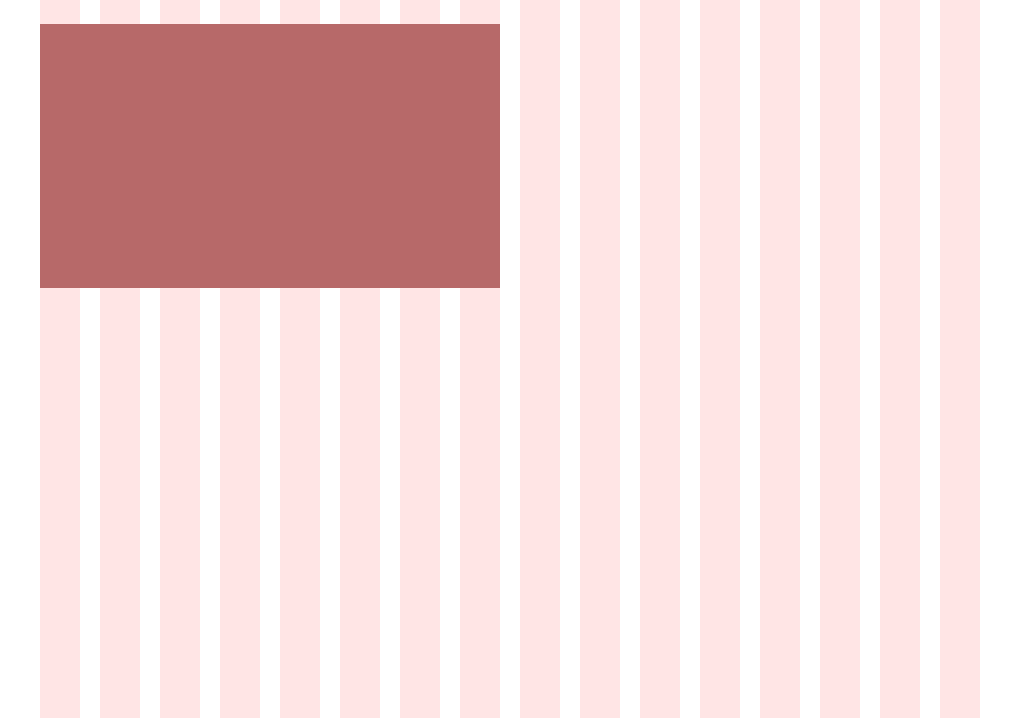
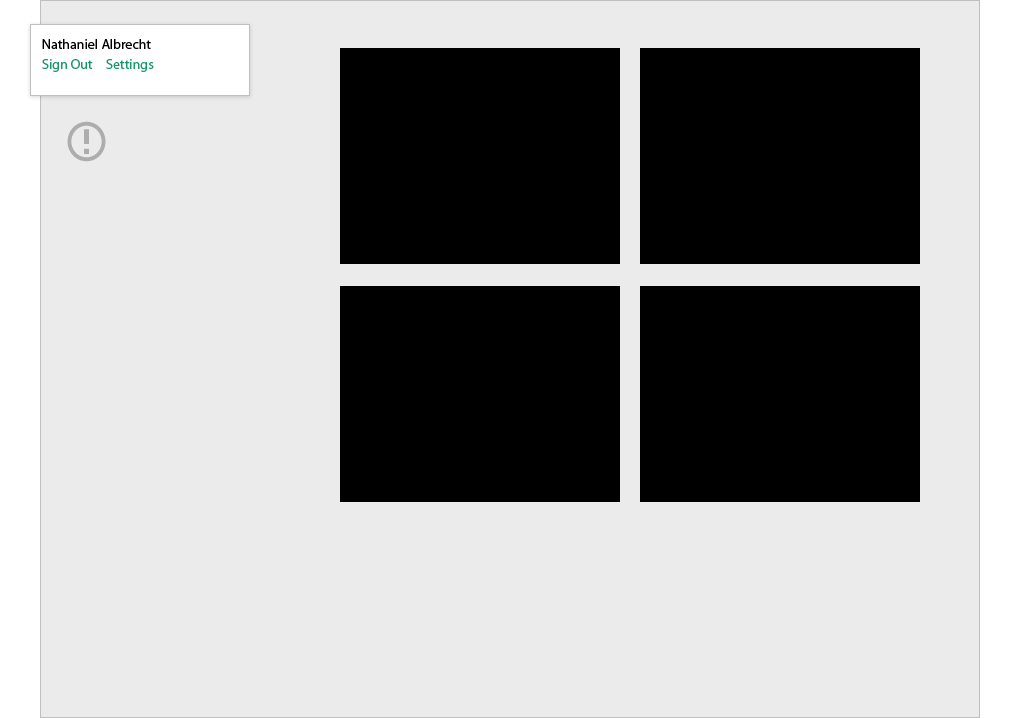
Two versions of the same layered image (1020x718). Layer-by-layer changes:
removed group "Module Base" (1 layers) over (40, 24, 500, 288)
added layer "Color Fill 1" above "notification" over (27, 0, 980, 718)
added layer "notification" above "Shape 2 copy 5" over (67, 121, 106, 162)
added layer "Shape 2 copy 5" above "Shape 2 copy 4" over (340, 286, 620, 502)
added layer "Shape 2 copy 4" above "Shape 2 copy 3" over (640, 286, 920, 502)
added layer "Shape 2 copy 3" above "Shape 2 copy 2" over (340, 48, 620, 264)
added layer "Shape 2 copy 2" above "Name Panel" over (640, 48, 920, 264)
added group "Name Panel" with 4 layers above "GRID OVERLAY" over (30, 24, 250, 96)
added layer "Settings" in group "Name Panel" over (106, 59, 154, 72)
added layer "Sign Out" in group "Name Panel" over (42, 59, 93, 72)
added layer "Nathaniel Albrecht" in group "Name Panel" over (42, 39, 151, 49)
added layer "Shape 2 copy" in group "Name Panel" over (30, 24, 250, 96)
hid "GRID OVERLAY" over (40, 0, 980, 718)
moved "Shape 1" out of group "Module Base", painted on it over (40, 0, 980, 718)
